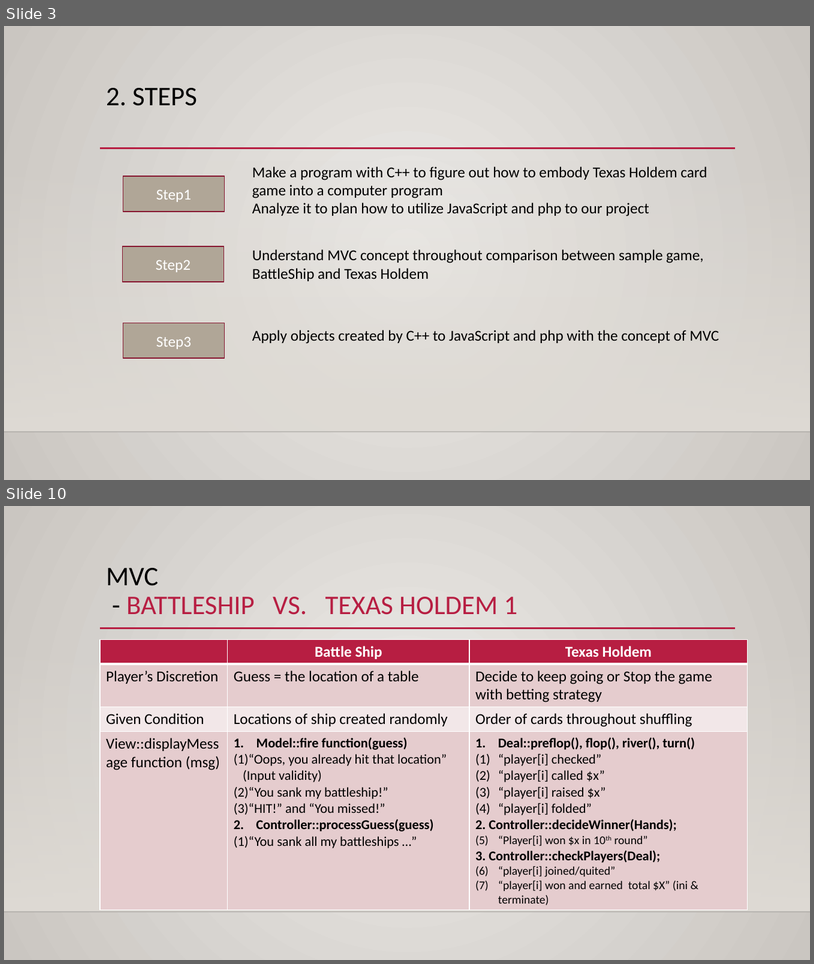
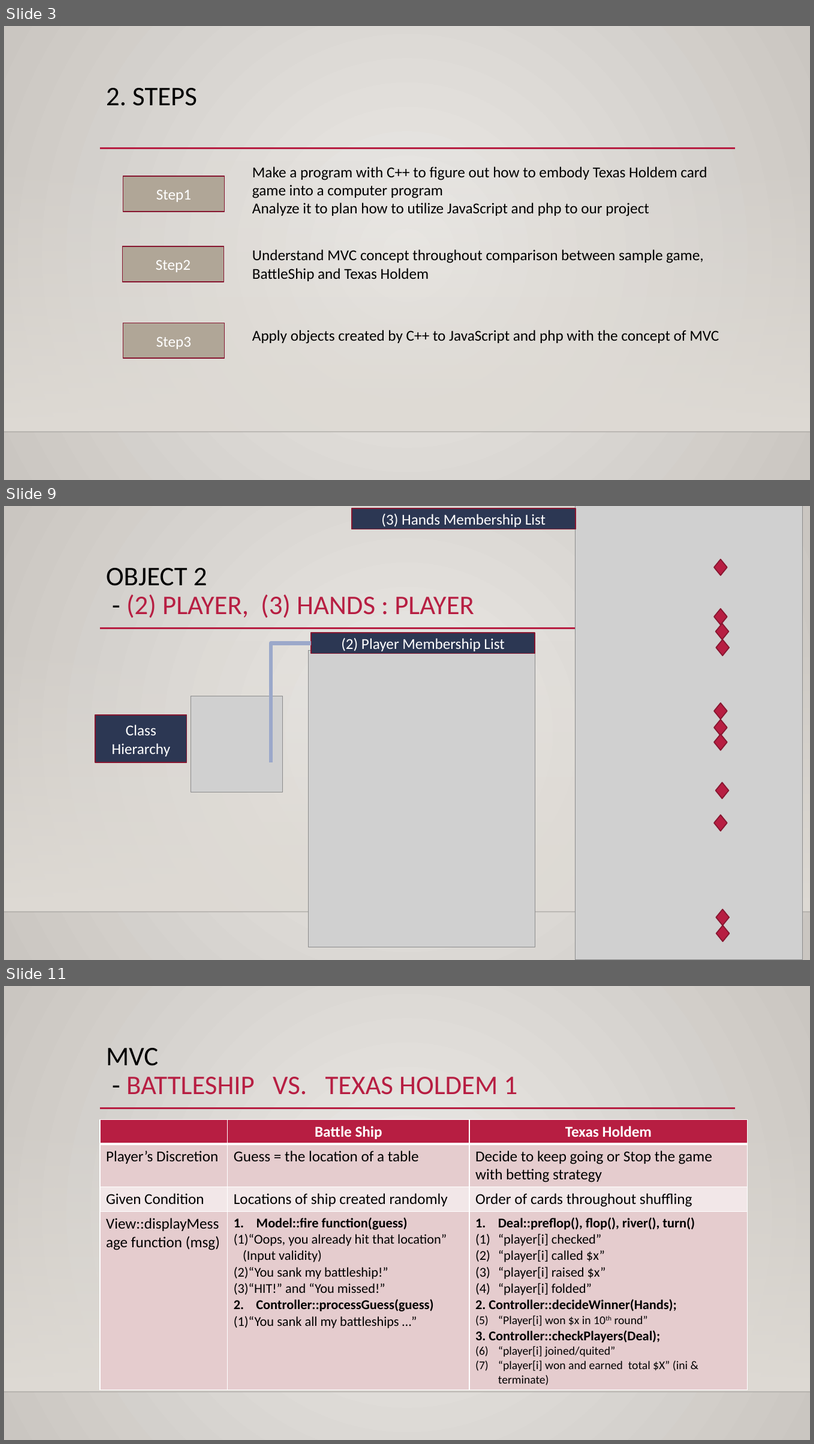
Before and after one commit to bl2746750/LeeByoungmo_CIS_17b_47697, a slide deck: Proj/Texas holdem.pptx. Shown one above the other, each under a label of ours: slides 3 and 10 before the commit, slides 3, 9 and 11 after it; the slides between them are not shown. The pictures are 814x964 and 814x1444 pixels, drawn with LibreOffice and Linux fonts; fonts in the diff are those of the drawing; grey boxes stand for pictures; background and template pictures are left out. Boxes give left, top, right and bottom in pixels: in the first picture for what was removed or moved away, otherwise in the second. Text is boxed around its words. In the diff, an @@ line names an element or a change of style, - is before the commit and + after.

```diff
--- a/Proj/Texas holdem.pptx
+++ b/Proj/Texas holdem.pptx
@@ slide 9 added at [4,506,810,960], background gradient #ECEAE7 to #CAC7C1; not listed: 3 template elements that a slide beside it also shows @@
@@ rectangle added at [352,508,576,529], fill #2C3753, outline #871631 1.25 pt, 18 pt, text #FFFFFF @@
+(3) Hands Membership List
@@ picture added at [576,506,803,960] @@
@@ diamond added at [715,559,728,576], fill #B71E42, outline #871631 1.25 pt @@
@@ title added at [106,568,474,618], 32 pt, text #B71E42 @@
+OBJECT 2
+- (2) PLAYER, (3) HANDS : PLAYER
@@ diamond added at [715,609,728,625], fill #B71E42, outline #871631 1.25 pt @@
@@ diamond added at [716,624,729,640], fill #B71E42, outline #871631 1.25 pt @@
@@ elbow line added from (271, 762) to (311, 643), #9BA8CA 4.5 pt @@
@@ rectangle added at [311,633,535,654], fill #2C3753, outline #871631 1.25 pt, 18 pt, text #FFFFFF @@
+(2) Player Membership List
@@ diamond added at [717,640,730,656], fill #B71E42, outline #871631 1.25 pt @@
@@ picture added at [308,650,535,947] @@
@@ picture added at [191,696,282,792] @@
@@ diamond added at [715,703,728,719], fill #B71E42, outline #871631 1.25 pt @@
@@ rectangle added at [95,715,186,762], fill #2C3753, outline #871631 1.25 pt, 18 pt, text #FFFFFF @@
+Class
+Hierarchy
@@ diamond added at [715,720,728,736], fill #B71E42, outline #871631 1.25 pt @@
@@ diamond added at [715,734,728,750], fill #B71E42, outline #871631 1.25 pt @@
@@ diamond added at [716,783,729,799], fill #B71E42, outline #871631 1.25 pt @@
@@ diamond added at [715,814,728,831], fill #B71E42, outline #871631 1.25 pt @@
@@ diamond added at [717,909,730,925], fill #B71E42, outline #871631 1.25 pt @@
@@ diamond added at [717,925,730,942], fill #B71E42, outline #871631 1.25 pt @@
@@ what was slide 10 is now slide 11 @@
```
Also in this commit, not shown: 3 slides changed, 3 other slides added, 3 slides removed, 2 other files.
